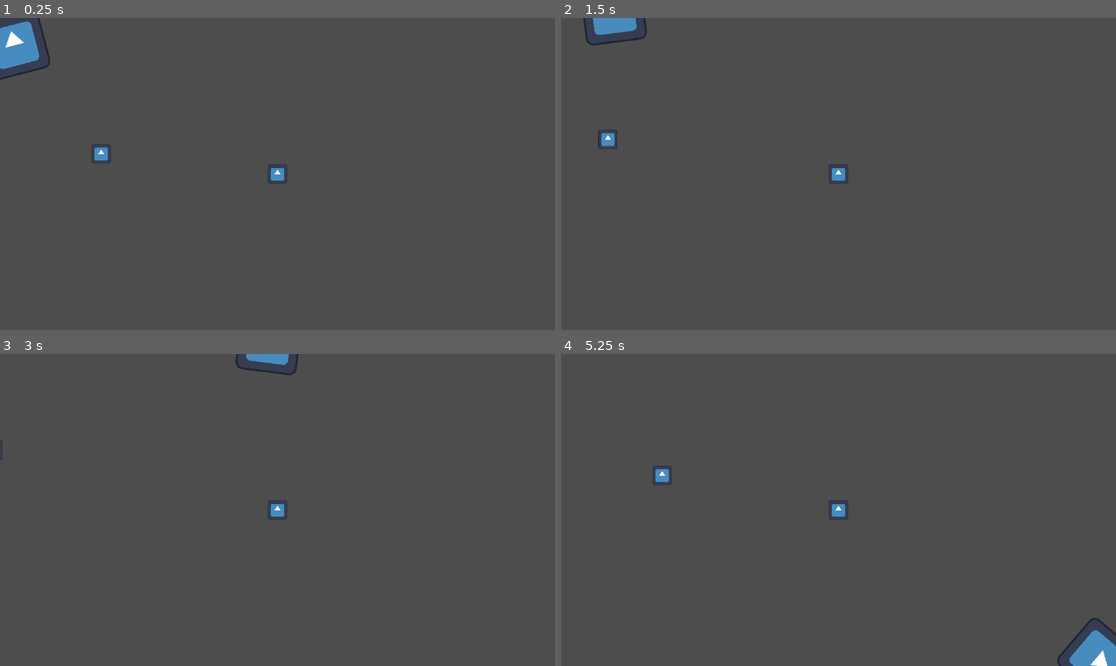
Above: before the commit, frames 1-4 (two rows, left to right).
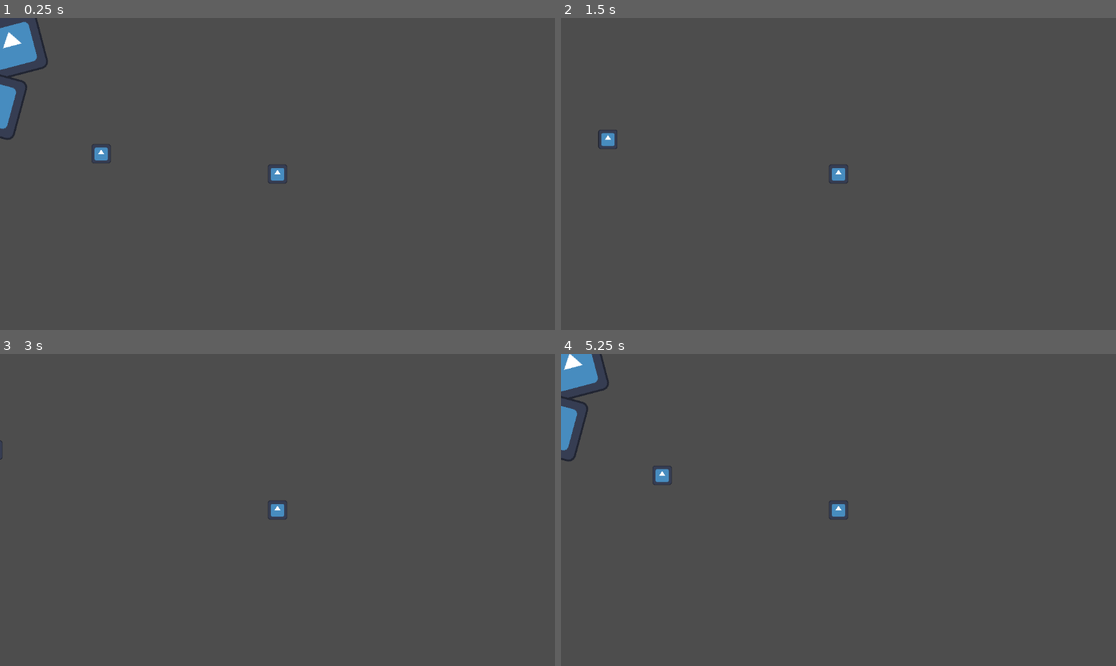
Above: after the commit, the same moments.

Repository: Jollista/Deadsteel
Game: Godot game, scene res://test.tscn
Two runs of this game, one before a commit and one after it. Both use one fixed random seed, a clock stepped at 60 frames per second and the inputs below. The project has no main scene, so this scene is started directly. The engine's default icon, where the game draws it, is replaced by a stand-in: a white triangle on a blue panel in a dark square.
Inputs (mouse positions are in pixels of both pictures, inside the frame that each line leads up to):
- Up to frame 1 (0.25 s): no input
- Up to frame 2 (1.5 s): move the mouse to (960, 158) at 0.52 s; hold D (right) 0.53-1.28 s; click (960, 158) at 0.6 s; move the mouse to (727, 189) at 1.27 s; hold S (down) from 1.28 s (still down); click (727, 189) at 1.35 s
- Up to frame 3 (3 s): move the mouse to (333, 441) at 2.02 s; release S (down) at 2.03 s; hold D (right) 2.03-2.78 s; tap E (interact) at 2.1 s; click (333, 441) at 2.3 s; move the mouse to (249, 572) at 2.77 s; hold W (up) from 2.78 s (still down); click (249, 572) at 2.85 s
- Up to frame 4 (5.25 s): move the mouse to (1005, 556) at 3.52 s; release W (up) at 3.53 s; hold A (left) 3.53-5.03 s; click (1005, 556) at 3.6 s; move the mouse to (672, 463) at 4.27 s; tap E (interact) at 4.35 s; click (672, 463) at 4.55 s; move the mouse to (866, 510) at 5.02 s; hold S (down) from 5.03 s (still down); click (866, 510) at 5.1 s

The runs differ from the first frame. In frame 1, 0.6% of the frame differs, in the area x 0-10%, y 0-39%; in frame 2, 0.5%; in frame 3, 0.3%; in frame 4, 2.0%, in the area x 0-100%, y 0-100%.

Commit message:
Added empty_car to test for testing purposes; fixed dialogue_trigger bug where player_in_range bool was never switched off

Diff:
--- a/Dialogue/DialogueTrigger.gd
+++ b/Dialogue/DialogueTrigger.gd
@@ -46,4 +46,4 @@
 
 func _on_area_2d_body_exited(body):
 	if body.name == "Player":
-		player_in_range = true
+		player_in_range = false
--- a/Trains/car.gd
+++ b/Trains/car.gd
@@ -6,7 +6,7 @@
 @onready var collider = $StaticBody2D/CollisionPolygon2D
 
 # true if train is stopping
-var stopping = false
+var stopping = true
 
 # reference to player, initialized on player enter area2D
 var player
--- /dev/null
+++ b/Trains/empty_car.tscn
@@ -0,0 +1,24 @@
+[gd_scene load_steps=4 format=3 uid="uid://jmv2ubgsgjc0"]
+
+[ext_resource type="Script" path="res://Trains/car.gd" id="1_4sby0"]
+[ext_resource type="Texture2D" uid="uid://c2qnha11fchjc" path="res://icon.svg" id="1_nlqsy"]
+
+[sub_resource type="RectangleShape2D" id="RectangleShape2D_ei12a"]
+size = Vector2(128, 250)
+
+[node name="EmptyCar" type="PathFollow2D"]
+script = ExtResource("1_4sby0")
+
+[node name="StaticBody2D" type="StaticBody2D" parent="."]
+
+[node name="Sprite2D" type="Sprite2D" parent="StaticBody2D"]
+texture = ExtResource("1_nlqsy")
+
+[node name="CollisionPolygon2D" type="CollisionPolygon2D" parent="StaticBody2D"]
+build_mode = 1
+polygon = PackedVector2Array(-64, -64, 64, -64, 64, 64, -64, 64)
+
+[node name="Area2D" type="Area2D" parent="."]
+
+[node name="CollisionShape2D" type="CollisionShape2D" parent="Area2D"]
+shape = SubResource("RectangleShape2D_ei12a")
--- a/Trains/engine.gd
+++ b/Trains/engine.gd
@@ -19,10 +19,6 @@
 func toggle_brake():
 	# stop self
 	stopping = !stopping
-
-	# stop next_car if has next_car
-	if next_car != null:
-		next_car.toggle_brake()
 
 # determine action based on stopping
 func manage_speed():
--- a/test.tscn
+++ b/test.tscn
@@ -1,10 +1,11 @@
-[gd_scene load_steps=7 format=3 uid="uid://dk82bqkkrhq4j"]
+[gd_scene load_steps=8 format=3 uid="uid://dk82bqkkrhq4j"]
 
 [ext_resource type="Script" path="res://CameraFollow.gd" id="1_51q7u"]
 [ext_resource type="PackedScene" uid="uid://dwm2dkrrlj7f3" path="res://Dialogue/dialogue_canvas.tscn" id="1_jwie1"]
 [ext_resource type="PackedScene" uid="uid://dlbx1i1vvwvln" path="res://Dialogue/DialogueTrigger.tscn" id="2_hy45j"]
 [ext_resource type="PackedScene" uid="uid://ci24drw2fal63" path="res://Player/player.tscn" id="3_tjli1"]
 [ext_resource type="PackedScene" uid="uid://bnx5khik0cuj4" path="res://Trains/engine.tscn" id="4_c0frl"]
+[ext_resource type="PackedScene" uid="uid://jmv2ubgsgjc0" path="res://Trains/empty_car.tscn" id="5_cko5r"]
 
 [sub_resource type="Curve2D" id="Curve2D_6g8im"]
 _data = {
@@ -25,7 +26,13 @@
 [node name="Rail" type="Path2D" parent="."]
 curve = SubResource("Curve2D_6g8im")
 
-[node name="Engine" parent="Rail" instance=ExtResource("4_c0frl")]
+[node name="Engine" parent="Rail" node_paths=PackedStringArray("next_car") instance=ExtResource("4_c0frl")]
+position = Vector2(84, 54)
+rotation = -0.256593
+DISTANCE = 130.0
+next_car = NodePath("../EmptyCar")
+
+[node name="EmptyCar" parent="Rail" instance=ExtResource("5_cko5r")]
 position = Vector2(84, 54)
 rotation = -0.256593
 
